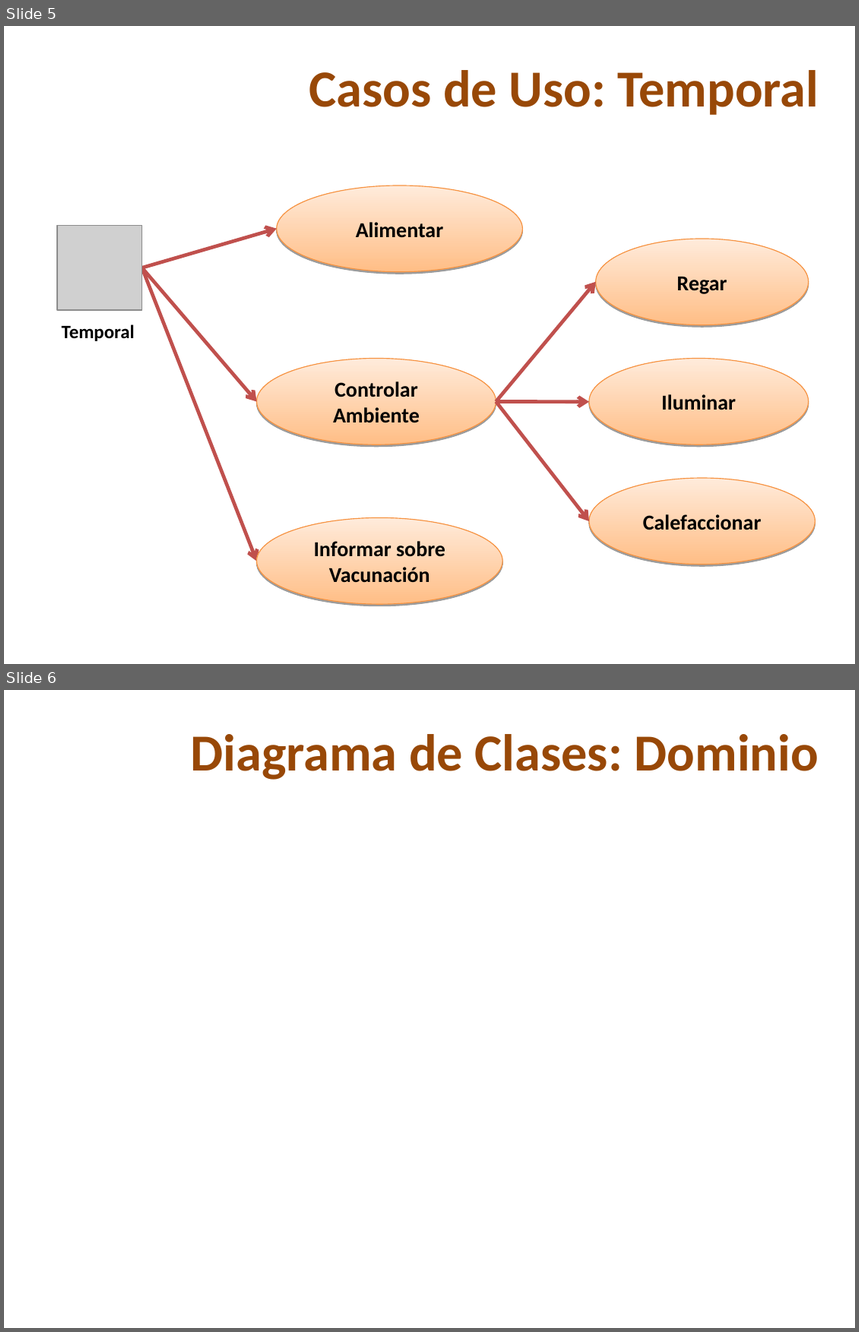
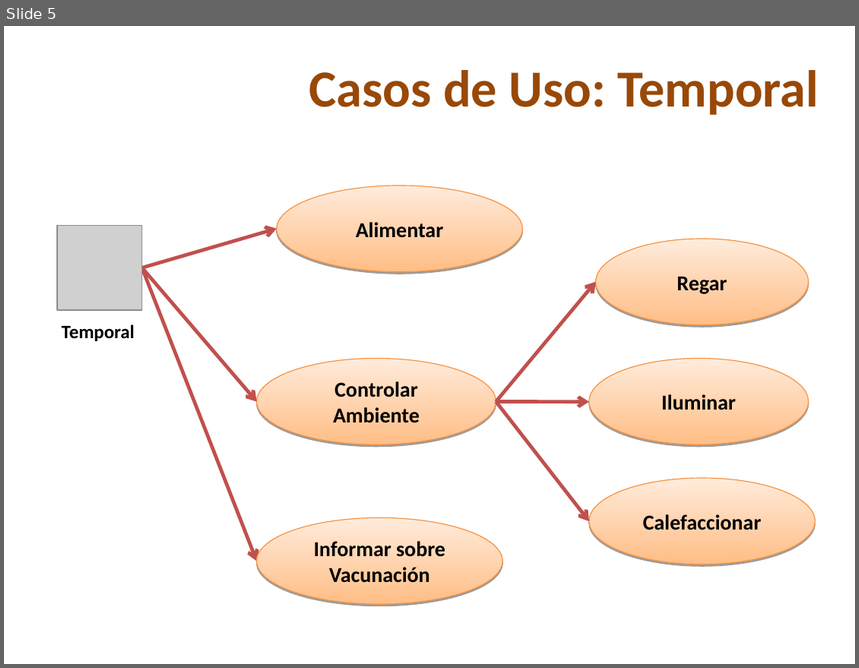
Before and after one commit to skiel85/taller-desarrollo-proyectos-i, a slide deck: Presentaciones/PresentacionDesarrollo.ppt. Shown one above the other, each under a label of ours: slides 5 and 6 before the commit, slide 5 after it. The pictures are 859x1332 and 859x668 pixels, drawn with LibreOffice and Linux fonts; fonts in the diff are those of the drawing; grey boxes stand for pictures; background and template pictures are left out. Boxes give left, top, right and bottom in pixels: in the first picture for what was removed or moved away, otherwise in the second. Text is boxed around its words. In the diff, an @@ line names an element or a change of style, - is before the commit and + after.

```diff
--- a/Presentaciones/PresentacionDesarrollo.ppt
+++ b/Presentaciones/PresentacionDesarrollo.ppt
@@ slide 6 removed at bbox=[4, 690, 855, 1328], background picture (left out) @@
@@ title removed at bbox=[191, 734, 819, 780] @@
-Diagrama de Clases: Dominio
```
Also in this commit, not shown: 2 slides changed, 8 slides added, 1 other slide removed.
